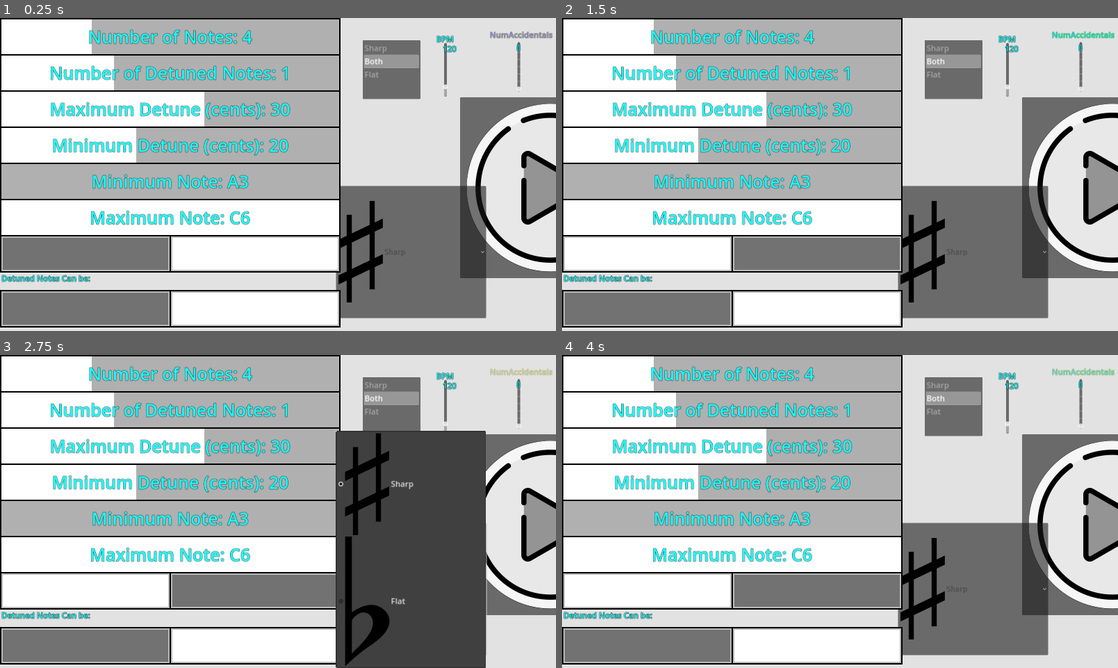
Above: before the commit, frames 1-4 (two rows, left to right).
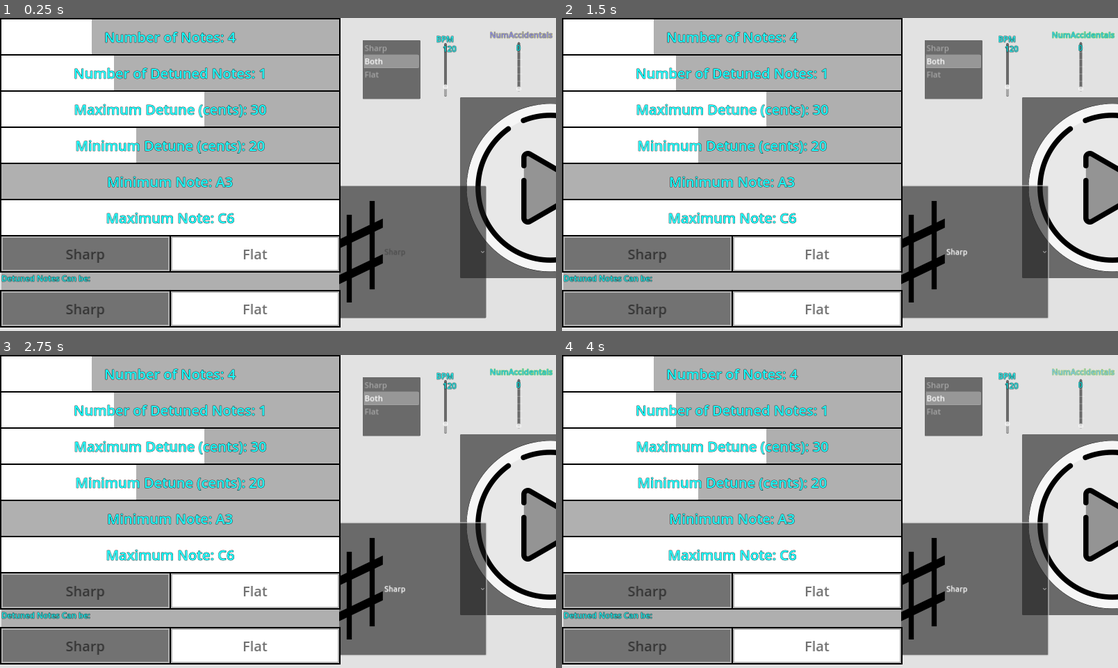
Above: after the commit, the same moments.

Repository: Sniggiho/COMP225-Reluna
Game: Godot game, scene res://Scenes/FreeplaySettingsMenu/FreeplaySettingsMenu.tscn
Two runs of this game, one before a commit and one after it. Both use one fixed random seed, a clock stepped at 60 frames per second and the inputs below. This scene is started directly instead of the project's main scene.
Inputs (mouse positions are in pixels of both pictures, inside the frame that each line leads up to):
- Up to frame 1 (0.25 s): no input
- Up to frame 2 (1.5 s): click "Sharp" at 0.5 s; click (645, 252) at 1.27 s
- Up to frame 3 (2.75 s): click "Sharp" at 2 s
- Up to frame 4 (4 s): click (817, 589) at 2.77 s; click (817, 589) at 3.5 s, where only the run after the commit has a clickable "Flat"

The runs differ from the first frame. In frame 1, 9.7% of the frame differs, in the area x 0-61%, y 3-96%; in frame 2, 16%; in frame 3, 35%, in the area x 0-100%, y 3-100%; in frame 4, 16%.

Commit message:
NewItemList done

Diff:
--- a/Project/Scenes/FreeplaySettingsMenu/FreeplaySettingsMenu.tscn
+++ b/Project/Scenes/FreeplaySettingsMenu/FreeplaySettingsMenu.tscn
@@ -164,6 +164,7 @@
 minActualValue = 5
 maxActualValue = 50
 height = 100.0
+backgroundSelectedColor = Color(0.654902, 0.811765, 0.882353, 1)
 
 [node name="MinNote" parent="NotesSettings" instance=ExtResource("18_2jqco")]
 custom_minimum_size = Vector2(0, 100)
@@ -188,23 +189,27 @@
 custom_minimum_size = Vector2(0, 100)
 layout_mode = 2
 negativeColor = Color(0.445313, 0.445313, 0.445313, 1)
-positiveColor = Color(1, 1, 1, 1)
 type = 0
 
 [node name="VBoxContainer" type="VBoxContainer" parent="NotesSettings"]
 custom_minimum_size = Vector2(0, 150)
 layout_mode = 2
 
-[node name="RichTextLabel" type="RichTextLabel" parent="NotesSettings/VBoxContainer"]
+[node name="ColorRect" type="ColorRect" parent="NotesSettings/VBoxContainer"]
 custom_minimum_size = Vector2(0, 50)
 layout_mode = 2
+color = Color(0.6875, 0.6875, 0.6875, 1)
+
+[node name="RichTextLabel" type="RichTextLabel" parent="NotesSettings/VBoxContainer/ColorRect"]
+custom_minimum_size = Vector2(0, 50)
+layout_mode = 2
+offset_right = 972.0
+offset_bottom = 50.0
 text = "Detuned Notes Can be:"
 
 [node name="DetuneDirection" parent="NotesSettings/VBoxContainer" instance=ExtResource("19_ik1lg")]
 custom_minimum_size = Vector2(0, 100)
 layout_mode = 2
-negativeColor = Color(0.447059, 0.447059, 0.447059, 1)
-positiveColor = Color(1, 1, 1, 1)
 
 [connection signal="item_selected" from="DetuneDirection" to="DetuneDirection" method="_on_item_selected"]
 [connection signal="pressed" from="PlayButton" to="." method="_on_button_pressed"]
--- a/Project/Scenes/NewHSlider/NewHSlider.gd
+++ b/Project/Scenes/NewHSlider/NewHSlider.gd
@@ -48,7 +48,7 @@
 	$Background.size = self.size
 	$CenterContainer.size = self.size
 #	$CenterContainer/Text.text = self.text
-	$CenterContainer/Text.add_theme_font_size_override("normal_font_size", self.size.y / 2.)
+	$CenterContainer/Text.add_theme_font_size_override("normal_font_size", self.size.y / 2.5)
 #
 	$Selected.size.y = self.size.y
 
--- a/Project/Scenes/NewHSlider/NewHSlider.tscn
+++ b/Project/Scenes/NewHSlider/NewHSlider.tscn
@@ -59,13 +59,12 @@
 clip_contents = false
 layout_mode = 2
 mouse_filter = 2
-theme_override_font_sizes/normal_font_size = 104
+theme_override_font_sizes/normal_font_size = 83
 text = "Label"
 fit_content = true
 scroll_active = false
 autowrap_mode = 0
 script = ExtResource("3_e331l")
-metadata/_edit_lock_ = true
 
 [connection signal="focus_entered" from="." to="." method="_on_focus_entered"]
 [connection signal="focus_exited" from="." to="." method="_on_focus_exited"]
--- a/Project/Scenes/NewItemList/NewItemList.gd
+++ b/Project/Scenes/NewItemList/NewItemList.gd
@@ -11,6 +11,15 @@
 @export var negativeColor : Color = Color(0.5, 0.5, 0.5)
 @export var positiveColor : Color
 
+@export var positiveFontColor : Color = Color(0.5, 0.5, 0.5)
+@export var negativeFontColor : Color = Color(0.35, 0.35, 0.35)
+
+@export var selectedColor : Color = Color(0.5, 0.5, 0.9)
+var mouseIn1 : bool = false
+var focusIn1 : bool = false
+var mouseIn2 : bool = false
+var focusIn2 : bool = false
+
 enum option {AccidentalChoice, DetuneDirection}
 @export var type : option = option.AccidentalChoice
 
@@ -20,6 +29,17 @@
 func _ready():
 	_updateButtonColor()
 
+	if GLevelData.valid:
+		if type == option.DetuneDirection:
+			var dir = GLevelData.detuneDir
+			sharpPressed = true if dir == 0 or dir == 1 else false
+			flatPressed = true if dir == -1 or dir == 0 else false
+		else: # Accidental Choice, bySharp
+			sharpPressed = GLevelData.bySharps
+			flatPressed = !GLevelData.bySharps
+		_updateButtonColor()
+
+
 
 # Called every frame. 'delta' is the elapsed time since the previous frame.
 func _process(_delta):
@@ -28,7 +48,11 @@
 	$Line2D.width = backgroundMargin
 	$Line2D.points[0] = Vector2(self.size.x / 2.0, 0)
 	$Line2D.points[1] = Vector2(self.size.x / 2.0, self.size.y)
-	$ColorRect.size = self.size
+
+#	$ColorRect.size = self.size
+	$Foreground1.size = Vector2(self.size.x / 2.0, self.size.y)
+	$Foreground2.size = Vector2(self.size.x / 2.0, self.size.y)
+	$Foreground2.position.x = self.size.x / 2.0
 
 	$Background.size = self.size + Vector2(2 * backgroundMargin, 2 * backgroundMargin)
 	$Background.position = Vector2(-backgroundMargin, -backgroundMargin)
@@ -47,6 +71,14 @@
 	$FlatButton/ColorRect.position = Vector2(backgroundMargin, backgroundMargin)
 	$FlatButton/ColorRect.size = $FlatButton.size - 2 * Vector2(backgroundMargin, backgroundMargin)
 
+	$SharpButton/CenterContainer.size = $SharpButton.size
+	$FlatButton/CenterContainer.size = $FlatButton.size
+
+	$SharpButton/CenterContainer/RichTextLabel.add_theme_font_size_override("normal_font_size", self.size.y / 2.5)
+	$FlatButton/CenterContainer/RichTextLabel.add_theme_font_size_override("normal_font_size", self.size.y / 2.5)
+
+	_updateFocusColoring()
+
 	if Engine.is_editor_hint():
 		_updateButtonColor()
 
@@ -55,13 +87,30 @@
 func _updateButtonColor() -> void:
 	if sharpPressed:
 		$SharpButton/ColorRect.color = positiveColor # Color(0.5, 0.5, 0.9)
+		$SharpButton/CenterContainer/RichTextLabel.add_theme_color_override("default_color", positiveFontColor)
 	else:
 		$SharpButton/ColorRect.color = negativeColor # Color(0.5, 0.5, 0.5)
+		$SharpButton/CenterContainer/RichTextLabel.add_theme_color_override("default_color", negativeFontColor)
 
 	if flatPressed:
 		$FlatButton/ColorRect.color = positiveColor # Color(0.5, 0.5, 0.9)
+		$FlatButton/CenterContainer/RichTextLabel.add_theme_color_override("default_color", positiveFontColor)
 	else:
 		$FlatButton/ColorRect.color = negativeColor # Color(0.5, 0.5, 0.5)
+		$FlatButton/CenterContainer/RichTextLabel.add_theme_color_override("default_color", negativeFontColor)
+
+
+# Update with respect to focus and mouse in for each foreground
+func _updateFocusColoring() -> void:
+	if mouseIn1 or focusIn1:
+		$Foreground1.color = selectedColor
+	else:
+		$Foreground1.color = neutralColor
+
+	if mouseIn2 or focusIn2:
+		$Foreground2.color = selectedColor
+	else:
+		$Foreground2.color = neutralColor
 
 
 func _on_sharp_button_pressed():
@@ -95,3 +144,37 @@
 		# if both selected, it's 0. -1 if just flat, 1 if just sharp
 		GLevelData.detuneDir = int(sharpPressed) - int(flatPressed)
 	_updateButtonColor()
+
+
+
+
+func _on_sharp_button_focus_entered():
+	focusIn1 = true
+
+
+func _on_sharp_button_focus_exited():
+	focusIn1 = false
+
+
+func _on_sharp_button_mouse_entered():
+	mouseIn1 = true
+
+
+func _on_sharp_button_mouse_exited():
+	mouseIn1 = false
+
+
+func _on_flat_button_focus_entered():
+	focusIn2 = true
+
+
+func _on_flat_button_focus_exited():
+	focusIn2 = false
+
+
+func _on_flat_button_mouse_entered():
+	mouseIn2 = true
+
+
+func _on_flat_button_mouse_exited():
+	mouseIn2 = false
--- a/Project/Scenes/NewItemList/NewItemList.tscn
+++ b/Project/Scenes/NewItemList/NewItemList.tscn
@@ -9,37 +9,50 @@
 [node name="NewItemList" type="Control"]
 layout_mode = 3
 anchors_preset = 0
-offset_right = 1042.0
-offset_bottom = 194.0
+offset_right = 1433.0
+offset_bottom = 369.0
 script = ExtResource("1_b6lh1")
 sharpPressed = false
-negativeColor = Color(0.478431, 0.32549, 0.396078, 1)
-positiveColor = Color(0.0941176, 0.576471, 0.168627, 1)
+negativeColor = Color(0.447059, 0.447059, 0.447059, 1)
+positiveColor = Color(1, 1, 1, 1)
+positiveFontColor = Color(0.443137, 0.443137, 0.443137, 1)
+negativeFontColor = Color(0.207843, 0.207843, 0.207843, 1)
+selectedColor = Color(0.654902, 0.811765, 0.882353, 1)
 type = 1
 
 [node name="Background" type="ColorRect" parent="."]
 layout_mode = 0
 offset_left = -4.0
 offset_top = -4.0
-offset_right = 1046.0
-offset_bottom = 198.0
+offset_right = 1437.0
+offset_bottom = 373.0
 mouse_filter = 2
 color = Color(0, 0, 0, 1)
 metadata/_edit_lock_ = true
 
-[node name="ColorRect" type="ColorRect" parent="."]
+[node name="Foreground1" type="ColorRect" parent="."]
 layout_mode = 0
-offset_right = 1042.0
-offset_bottom = 194.0
+offset_right = 716.5
+offset_bottom = 369.0
 mouse_filter = 2
-color = Color(0.72549, 0.72549, 0.72549, 1)
+color = Color(0.690196, 0.690196, 0.690196, 1)
+metadata/_edit_lock_ = true
+
+[node name="Foreground2" type="ColorRect" parent="."]
+layout_mode = 0
+offset_left = 716.5
+offset_right = 1433.0
+offset_bottom = 369.0
+mouse_filter = 2
+color = Color(0.690196, 0.690196, 0.690196, 1)
 metadata/_edit_lock_ = true
 
 [node name="SharpButton" type="Button" parent="."]
-layout_mode = 2
-offset_right = 519.0
-offset_bottom = 194.0
+layout_mode = 0
+offset_right = 714.5
+offset_bottom = 369.0
 theme_override_styles/focus = SubResource("StyleBoxEmpty_jsukl")
+text = "Sharp"
 flat = true
 metadata/_edit_lock_ = true
 
@@ -47,18 +60,35 @@
 layout_mode = 0
 offset_left = 4.0
 offset_top = 4.0
-offset_right = 515.0
-offset_bottom = 190.0
+offset_right = 710.5
+offset_bottom = 365.0
 mouse_filter = 2
-color = Color(0.478431, 0.32549, 0.396078, 1)
+color = Color(0.447059, 0.447059, 0.447059, 1)
+metadata/_edit_lock_ = true
+
+[node name="CenterContainer" type="CenterContainer" parent="SharpButton"]
+layout_mode = 0
+offset_right = 714.5
+offset_bottom = 369.0
+metadata/_edit_lock_ = true
+
+[node name="RichTextLabel" type="RichTextLabel" parent="SharpButton/CenterContainer"]
+layout_mode = 2
+theme_override_colors/default_color = Color(0.207843, 0.207843, 0.207843, 1)
+theme_override_colors/font_outline_color = Color(0, 0, 0, 0)
+theme_override_font_sizes/normal_font_size = 147
+text = "Sharp"
+fit_content = true
+autowrap_mode = 0
 metadata/_edit_lock_ = true
 
 [node name="FlatButton" type="Button" parent="."]
 layout_mode = 2
-offset_left = 523.0
-offset_right = 1042.0
-offset_bottom = 194.0
+offset_left = 718.5
+offset_right = 1433.0
+offset_bottom = 369.0
 theme_override_styles/focus = SubResource("StyleBoxEmpty_7w4nd")
+text = "Flat"
 flat = true
 metadata/_edit_lock_ = true
 
@@ -66,49 +96,42 @@
 layout_mode = 0
 offset_left = 4.0
 offset_top = 4.0
-offset_right = 515.0
-offset_bottom = 190.0
+offset_right = 710.5
+offset_bottom = 365.0
 mouse_filter = 2
-color = Color(0.0941176, 0.576471, 0.168627, 1)
+metadata/_edit_lock_ = true
+
+[node name="CenterContainer" type="CenterContainer" parent="FlatButton"]
+layout_mode = 0
+offset_right = 714.5
+offset_bottom = 369.0
+metadata/_edit_lock_ = true
+
+[node name="RichTextLabel" type="RichTextLabel" parent="FlatButton/CenterContainer"]
+layout_mode = 2
+theme_override_colors/default_color = Color(0.443137, 0.443137, 0.443137, 1)
+theme_override_colors/font_outline_color = Color(0, 0, 0, 0)
+theme_override_font_sizes/normal_font_size = 147
+text = "Flat"
+fit_content = true
+scroll_active = false
+autowrap_mode = 0
 metadata/_edit_lock_ = true
 
 [node name="Line2D" type="Line2D" parent="."]
-points = PackedVector2Array(521, 0, 521, 194)
+points = PackedVector2Array(716.5, 0, 716.5, 369)
 width = 4.0
 default_color = Color(0, 0, 0, 1)
 metadata/_edit_lock_ = true
 
-[node name="HBoxContainer" type="HBoxContainer" parent="."]
-visible = false
-layout_mode = 0
-offset_left = -1.0
-offset_top = 261.0
-offset_right = 999.0
-offset_bottom = 461.0
-theme_override_constants/separation = 0
-
-[node name="Sharp" type="CenterContainer" parent="HBoxContainer"]
-layout_mode = 2
-
-[node name="Button" type="Button" parent="HBoxContainer/Sharp"]
-custom_minimum_size = Vector2(500, 200)
-layout_mode = 2
-
-[node name="Text" type="RichTextLabel" parent="HBoxContainer/Sharp"]
-layout_mode = 2
-text = "Sharp"
-
-[node name="Flat" type="CenterContainer" parent="HBoxContainer"]
-layout_mode = 2
-
-[node name="Button" type="Button" parent="HBoxContainer/Flat"]
-custom_minimum_size = Vector2(500, 200)
-layout_mode = 2
-
-[node name="Text" type="RichTextLabel" parent="HBoxContainer/Flat"]
-layout_mode = 2
-text = "Flat"
-
 [connection signal="buttonsChanged" from="." to="." method="_on_buttons_changed"]
+[connection signal="focus_entered" from="SharpButton" to="." method="_on_sharp_button_focus_entered"]
+[connection signal="focus_exited" from="SharpButton" to="." method="_on_sharp_button_focus_exited"]
+[connection signal="mouse_entered" from="SharpButton" to="." method="_on_sharp_button_mouse_entered"]
+[connection signal="mouse_exited" from="SharpButton" to="." method="_on_sharp_button_mouse_exited"]
 [connection signal="pressed" from="SharpButton" to="." method="_on_sharp_button_pressed"]
+[connection signal="focus_entered" from="FlatButton" to="." method="_on_flat_button_focus_entered"]
+[connection signal="focus_exited" from="FlatButton" to="." method="_on_flat_button_focus_exited"]
+[connection signal="mouse_entered" from="FlatButton" to="." method="_on_flat_button_mouse_entered"]
+[connection signal="mouse_exited" from="FlatButton" to="." method="_on_flat_button_mouse_exited"]
 [connection signal="pressed" from="FlatButton" to="." method="_on_flat_button_pressed"]
